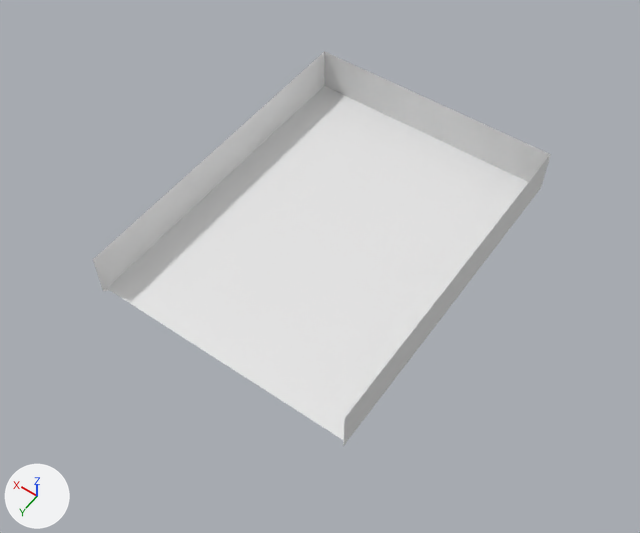
Two versions of the Blender file Assets/Models/Floor.blend, one commit apart.
Camera for both pictures: a 50 mm camera at (-14.4, 21.1, 30.6) aimed at (-0.4, 1.6, -0.1). The axes (+X, +Y, +Z) are drawn at lower left. The lights are the same throughout. Materials are left out; every surface is plain grey.

Script lines for the objects in view, before the commit:
```python
me_plane_001 = bpy.data.meshes.new('Plane.001')
me_plane_001.from_pydata(...)  # 12 vertices, 7 faces; spans x -1.03..1.03, y -1.03..1.03, z 0.0..2.2
# faces by material slot: [3, 4]
me_plane_001.materials.append(mat_base)
me_plane_001.materials.append(mat_carpet)
ob_floor = bpy.data.objects.new('Floor', me_plane_001)
ob_floor.location = (0.0, 0.0, 0.0)
ob_floor.scale = (6.08, 7.95, 1.0)
```
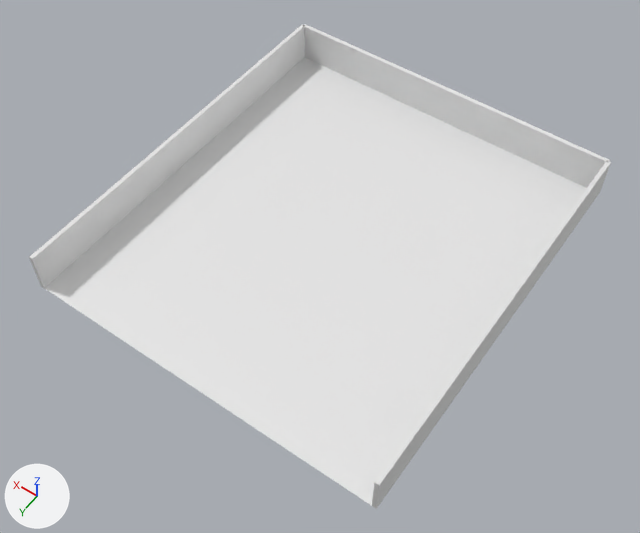
Commit message: Added office floor model

The change, as a diff of the scene's bpy script:
```diff
--- a/Assets/Models/Floor.blend.py
+++ b/Assets/Models/Floor.blend.py
@@ me_plane_001 @@
 # used by ob_floor; location = (0.0, 0.0, 0.0); scale = (6.08, 7.95, 1.0)
-me_plane_001.from_pydata(...)  # 12 vertices, 7 faces; spans x -1.03..1.03, y -1.03..1.03, z 0.0..2.2
+me_plane_001.from_pydata(...)  # 32 vertices, 24 faces; spans x -1.0..190.0, y -1.01..1.01, z -1.0..1.0
+# me_plane_001 part 1: the whole mesh is rebuilt
@@ ob_floor @@
 ob_floor = bpy.data.objects.new('Floor', me_plane_001)
-ob_floor.location = (0.0, 0.0, 0.0)
-ob_floor.scale = (6.08, 7.95, 1.0)
+ob_floor.location = (0.0, -9.5, 1.0)
+ob_floor.rotation_euler = (0.0, 0.0, 1.571)  # degrees (0, 0, 90)
+ob_floor.scale = (0.1, 8.5, 1.0)
```

Boxes (x1, y1, x2, y2) around the edits, measured in the pictures (640 x 533 px):
'Floor', reshaped, moved, turned, rescaled
    before: (93, 52, 551, 446)
    after: (29, 24, 611, 509)
